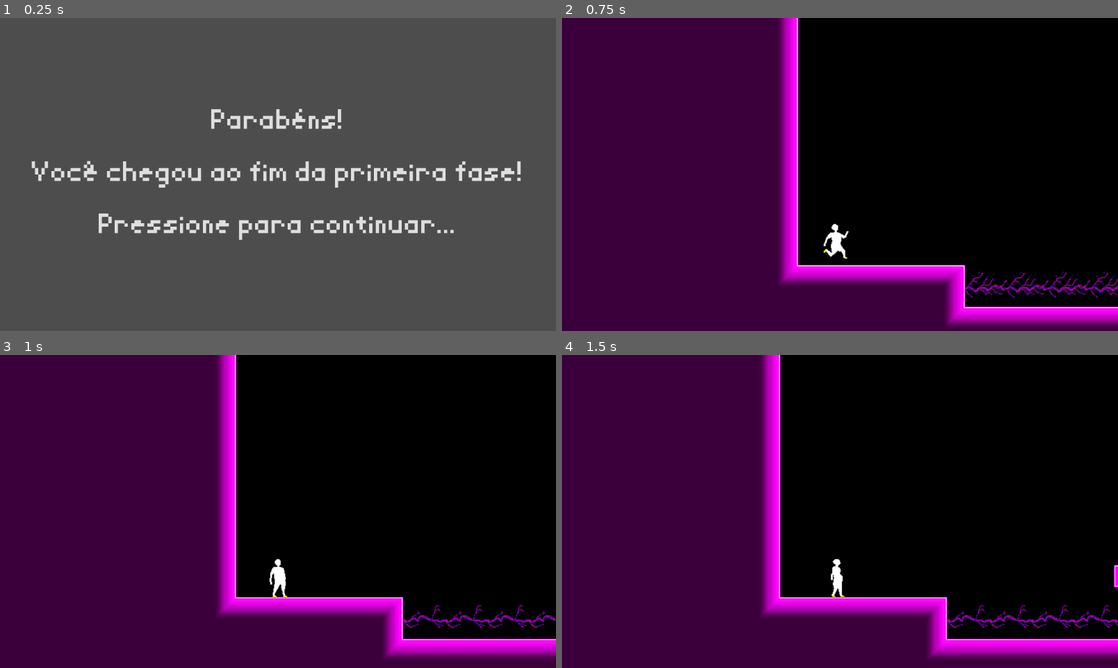
Above: before the commit, frames 1-4 (two rows, left to right).
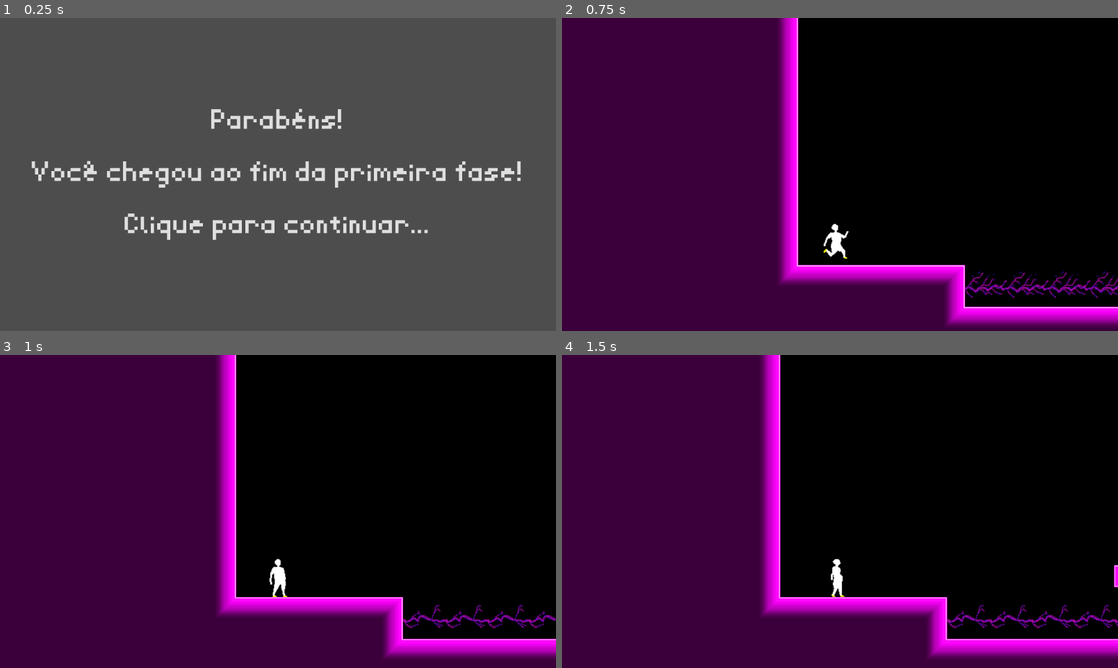
Above: after the commit, the same moments.

Repository: LHC-Games/game-code
Game: Godot game, scene res://scenes/Transition.tscn
The game is run twice, just before and just after one commit, with the same random seed, the same clock (stepped at 60 frames per second) and the same inputs. This scene is started directly instead of the project's main scene. Sound files missing from this copy of the repository are replaced by a short silence.
Inputs (mouse positions are in pixels of both pictures, inside the frame that each line leads up to):
- Up to frame 1 (0.25 s): no input
- Up to frame 2 (0.75 s): click "Parabéns! Você chegou ao fim …" at 0.5 s
- Up to frame 3 (1 s): no input
- Up to frame 4 (1.5 s): move the mouse to (962, 495) at 1.27 s; hold D (right) from 1.28 s (still down); hold S (advance_message) from 1.28 s (still down)

The runs differ from the first frame. In frame 1, 1.7% of the frame differs, in the area x 17-82%, y 62-71%; in frame 2, nothing differs; in frame 3, nothing differs; in frame 4, nothing differs.

Commit message:
Musica do menu adicionada

Diff:
--- a/Main.tscn
+++ b/Main.tscn
@@ -1,8 +1,9 @@
-[gd_scene load_steps=12 format=3 uid="uid://c6hbbob4eg1fi"]
+[gd_scene load_steps=13 format=3 uid="uid://c6hbbob4eg1fi"]
 
 [ext_resource type="PackedScene" uid="uid://dwv3fsaupen72" path="res://scenes/MainMenu.tscn" id="1_glv2v"]
 [ext_resource type="Texture2D" uid="uid://1hoy02v18uq3" path="res://assets/white.png" id="1_r0du0"]
 [ext_resource type="Texture2D" uid="uid://cfesvwt5agh7p" path="res://assets/Menu-400The Fall-Sheet.png" id="2_uu6xs"]
+[ext_resource type="AudioStream" uid="uid://j1f2j4u2fc1r" path="res://assets/soundeffects/Menu Music.mp3" id="4_cm0pq"]
 
 [sub_resource type="AtlasTexture" id="AtlasTexture_r0du0"]
 atlas = ExtResource("2_uu6xs")
@@ -90,3 +91,7 @@
 script = SubResource("GDScript_r0du0")
 
 [node name="MainMenu" parent="." instance=ExtResource("1_glv2v")]
+
+[node name="AudioStreamPlayer" type="AudioStreamPlayer" parent="."]
+stream = ExtResource("4_cm0pq")
+autoplay = true
--- a/scenes/Transition.tscn
+++ b/scenes/Transition.tscn
@@ -74,7 +74,7 @@
 
 Você chegou ao fim da primeira fase!
 
-Pressione para continuar..."
+Clique para continuar..."
 flat = true
 
 [node name="Level2" type="Control" parent="."]
@@ -107,7 +107,7 @@
 
 Seu tempo foi: 00:00
 
-Pressione para continuar..."
+Clique para continuar..."
 flat = true
 
 [connection signal="pressed" from="Level1/MarginContainer/Button1" to="." method="_on_button_1_pressed"]
--- /dev/null
+++ b/scenes/menu_music.gd
@@ -0,0 +1,5 @@
+extends AudioStreamPlayer
+
+
+func _on_finished() -> void:
+	play()
--- a/scripts/player/wall_jump.gd
+++ b/scripts/player/wall_jump.gd
@@ -16,6 +16,7 @@
 		player.velocity.y = min(player.velocity.y, wall_slide_speed)
 	else:
 		is_wall_sliding = false
+
 	if is_wall_sliding and Input.is_action_just_pressed("up"):
 		wall_jump()
 
Not shown, added: assets/soundeffects/Menu-Music.ogg.import
Empty file added: audio_stream_player.gd
Not shown, added: audio_stream_player.gd.uid
Not shown, changed: export_presets.cfg
Not shown, added: scenes/menu_music.gd.uid
Not shown, removed: 400 the Fall (Windows).console.exe
Not shown, changed: 400 the Fall (Windows).exe
Not shown, removed: 400 the Fall (Windows).pck
Not shown, added: assets/soundeffects/Menu-Music.ogg
